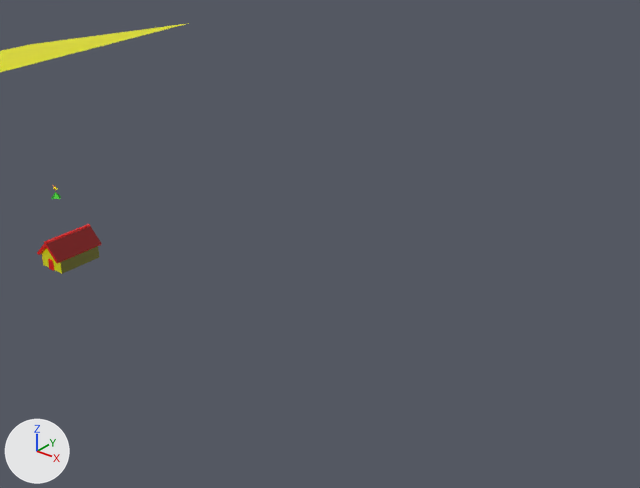
Two versions of the Blender file scene.blend, one commit apart.
Camera for both pictures: a camera (50 mm lens) standing at (1031.0, -683.0, 532.0) and looking at (345.0, 174.0, 1.0). Every picture has the same lights, and +X, +Y and +Z are marked at lower left.

The first picture shows 'scene'.
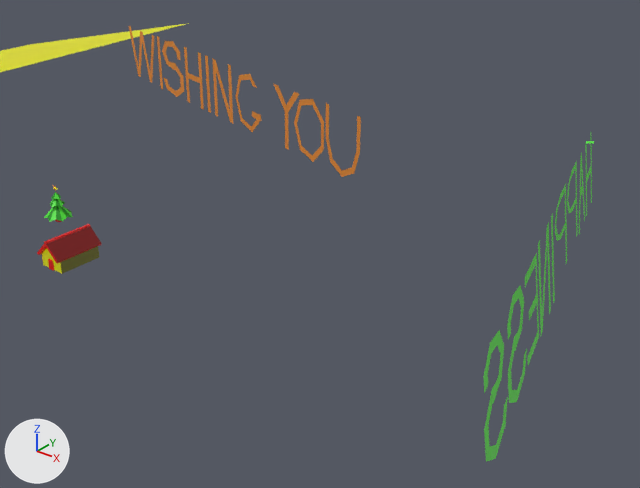
Location of each change, (x1, y1, x2, y2) in pixels of the pictures (640 x 488 px):
'happiness', added (green)
    after: (483, 133, 594, 462)
'wishing-you', added (orange)
    after: (129, 26, 361, 177)
'tree.002', reshaped
    before: (51, 192, 61, 199)
    after: (44, 192, 72, 222)
part 1 of me_tree_002, added
    after: (44, 206, 72, 222)
part 2 of me_tree_002, added
    after: (50, 199, 65, 207)

Diff of the bpy script that builds the scene:
```diff
--- a/scene.blend.py
+++ b/scene.blend.py
@@ me_tree_002 @@
 # used by ob_tree_002; location = (0.0, 0.0, 0.0); rotation_euler = (1.571, 0.0, 0.0), in degrees (90, 0, 0); scale = (0.01, 0.01, 0.01)
 # verts and faces of me_tree_002; kept vertices keep their numbers, new ones are numbered from 7
-me_tree_002.from_pydata(...)  # 7 vertices, 10 faces; spans x -679.0..799.0, y 3620.0..4500.0, z -695.0..690.0
+me_tree_002.from_pydata(...)  # 100 vertices, 126 faces; spans x -2097.0..1934.0, y 0.0..4500.0, z -2067.0..2022.0
+# me_tree_002 part 1: a new loose piece of 36 vertices spanning x -2097.0..1934.0, y 690.0..2760.0, z -2067.0..2022.0
+# me_tree_002 part 2: a new loose piece of 30 vertices spanning x -1065.0..1186.0, y 2580.0..3740.0, z -1073.0..1183.0
+# me_tree_002 part 3: a new loose piece of 14 vertices spanning x -549.0..550.0, y 0.0..1005.0, z -476.0..476.0, in mat_red1_001 (red #e60006)
+# me_tree_002 part 4
+# 1 face is deleted
+# 10 vertices are added at x -141.0..144.0, y 3740.0, z -141.0..143.0
+# 13 new faces join them, mat_darkgreen (green #049600)
+# me_tree_002 part 5
+verts[7] = (-399.0, 1005.0, -43.0)
+verts[8] = (-424.0, 1005.0, 0.0)
+verts[9] = (-394.0, 1005.0, 50.0)
+faces += [(7, 9, 8)]  # mat_yellow1_001
+# me_tree_002 part 6: 3 faces spanning x -679.0..799.0, y 3620.0..3740.0, z -695.0..690.0 switch from mat_yellow1_001 to mat_darkgreen (green #049600)
 me_tree_002.materials.append(mat_green1)
+me_tree_002.materials.append(mat_red1_001)  # red #e60006
@@ me_happiness @@
+me_happiness.from_pydata(...)  # 158 vertices, 145 faces; spans x -356.0..280.0, y -51.0..52.0, z -5.0..5.0
+me_happiness.materials.append(mat_green1)  # green #50e637
@@ me_wishing_you_002 @@
+me_wishing_you_002.from_pydata(...)  # 139 vertices, 115 faces; spans x -420.0..305.0, y -51.0..52.0, z -5.0..5.0
+me_wishing_you_002.materials.append(mat_orange)  # orange #e78b32
@@ ob_happiness @@
+ob_happiness = bpy.data.objects.new('happiness', me_happiness)
+ob_happiness.location = (697.0, 156.0, 113.0)
+ob_happiness.rotation_euler = (1.71, -0.0299, 4.993)  # degrees (98, -1.7, 286)
+ob_happiness.scale = (-1.0, 1.0, 1.0)
@@ ob_wishing_you @@
+ob_wishing_you = bpy.data.objects.new('wishing-you', me_wishing_you_002)
+ob_wishing_you.location = (-54.0, 370.0, 113.0)
+ob_wishing_you.rotation_euler = (1.573, 0.0, -3.406)  # degrees (90, 0, -195)
```
